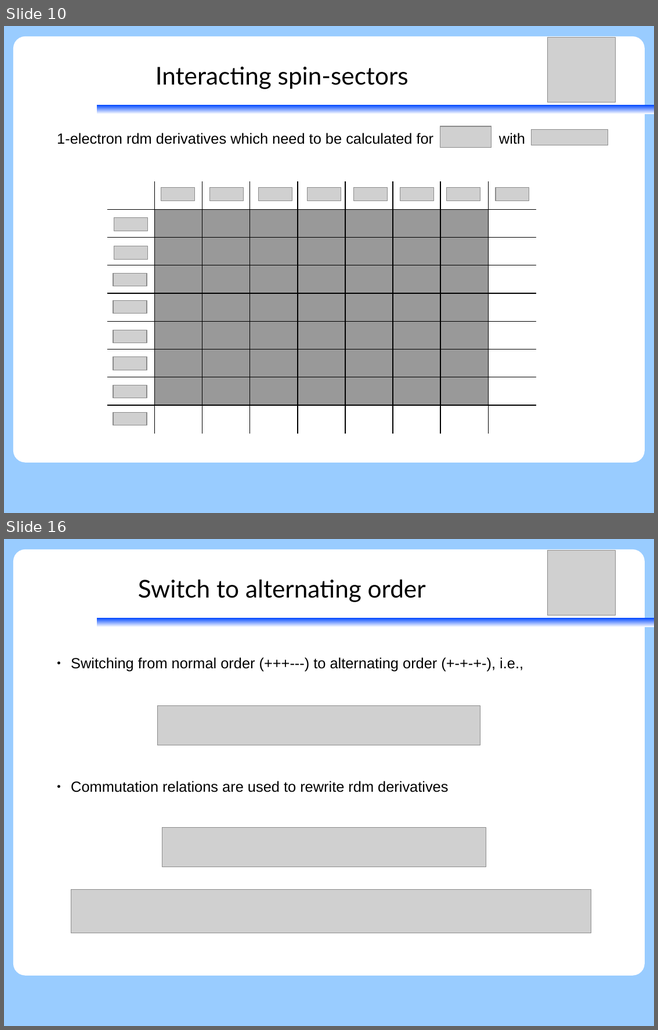
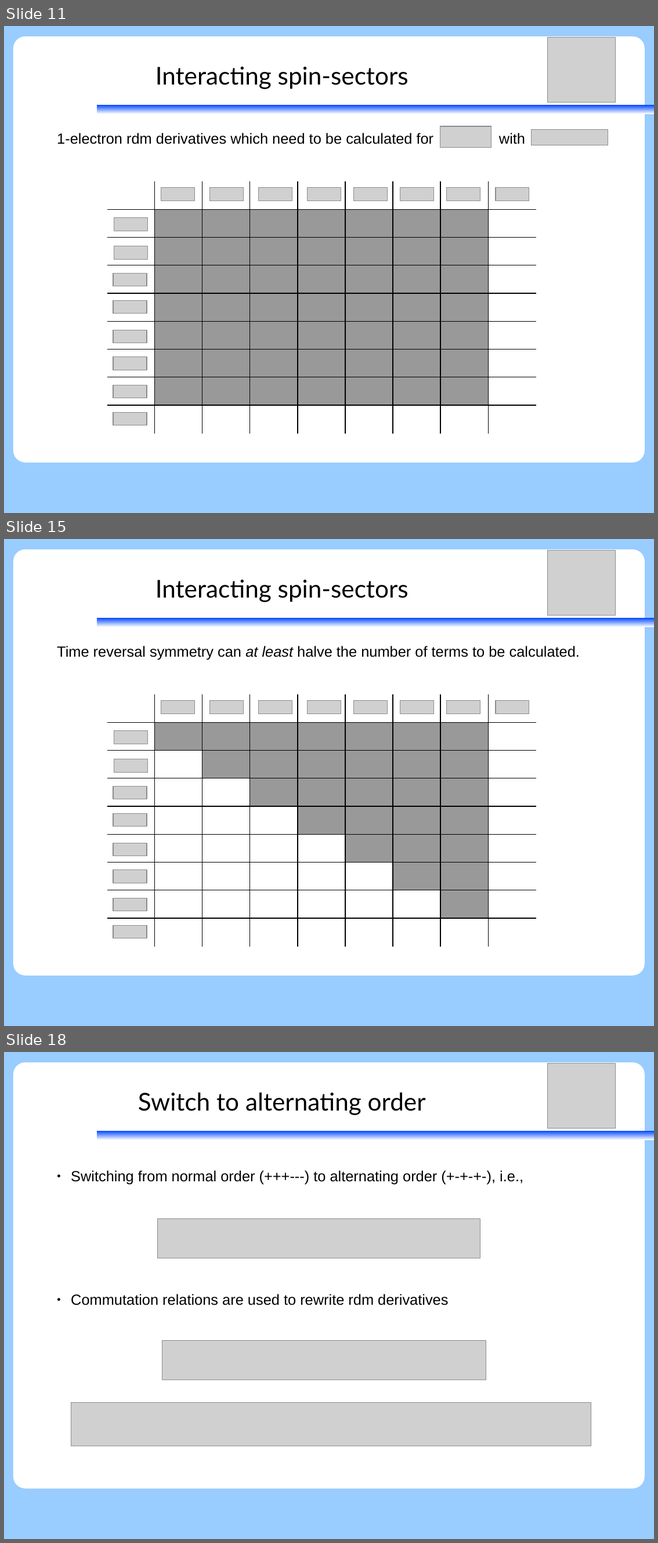
Before and after one commit to peterjohncherry/Presentations-etc, a slide deck: SGROUP02082017/02082017_peter_relxms-wick.odp. Shown one above the other, each under a label of ours: slides 10 and 16 before the commit, slides 11, 15 and 18 after it; the slides between them are not shown. The pictures are 658x1030 and 658x1543 pixels, drawn with LibreOffice and Linux fonts; fonts in the diff are those of the drawing; grey boxes stand for pictures. Boxes give left, top, right and bottom in pixels: in the first picture for what was removed or moved away, otherwise in the second. Text is boxed around its words. In the diff, an @@ line names an element or a change of style, - is before the commit and + after.

```diff
--- a/SGROUP02082017/02082017_peter_relxms-wick.odp
+++ b/SGROUP02082017/02082017_peter_relxms-wick.odp
@@ slide 15 added at (4,539,654,1026), background #99CCFF; not listed: 2 template elements that a slide beside it also shows @@
@@ picture added at (547,550,615,615) @@
@@ title added at (155,580,408,602), 30 pt, text #000000 @@
+Interacting spin-sectors
@@ text added at (57,646,579,660), 18 pt, text #000000 @@
+Time reversal symmetry can at least halve the number of terms to be calculated.
@@ table added at (107,694,537,947), 9 rows, 9 columns @@
+ |  |  |  |  |  |  |  | 
+ |  |  |  |  |  |  |  | 
+ |  |  |  |  |  |  |  | 
+ |  |  |  |  |  |  |  | 
+ |  |  |  |  |  |  |  | 
+ |  |  |  |  |  |  |  | 
+ |  |  |  |  |  |  |  | 
+ |  |  |  |  |  |  |  | 
+ |  |  |  |  |  |  |  | 
@@ picture added at (161,700,194,714) @@
@@ picture added at (210,700,244,714) @@
@@ picture added at (259,700,292,714) @@
@@ picture added at (307,700,340,714) @@
@@ picture added at (354,700,387,714) @@
@@ picture added at (400,700,434,714) @@
@@ picture added at (447,700,480,714) @@
@@ picture added at (496,700,529,714) @@
@@ picture added at (114,731,147,744) @@
@@ picture added at (114,759,147,772) @@
@@ picture added at (113,787,147,799) @@
@@ picture added at (113,814,147,827) @@
@@ picture added at (113,843,147,856) @@
@@ picture added at (113,870,147,884) @@
@@ picture added at (113,899,147,911) @@
@@ picture added at (113,926,147,939) @@
@@ what was slide 10 is now slide 11 @@
@@ what was slide 16 is now slide 18 @@
```
Also in this commit, not shown: 15 slides changed, 1 other slide added, 2 slides removed, 1 other file.
